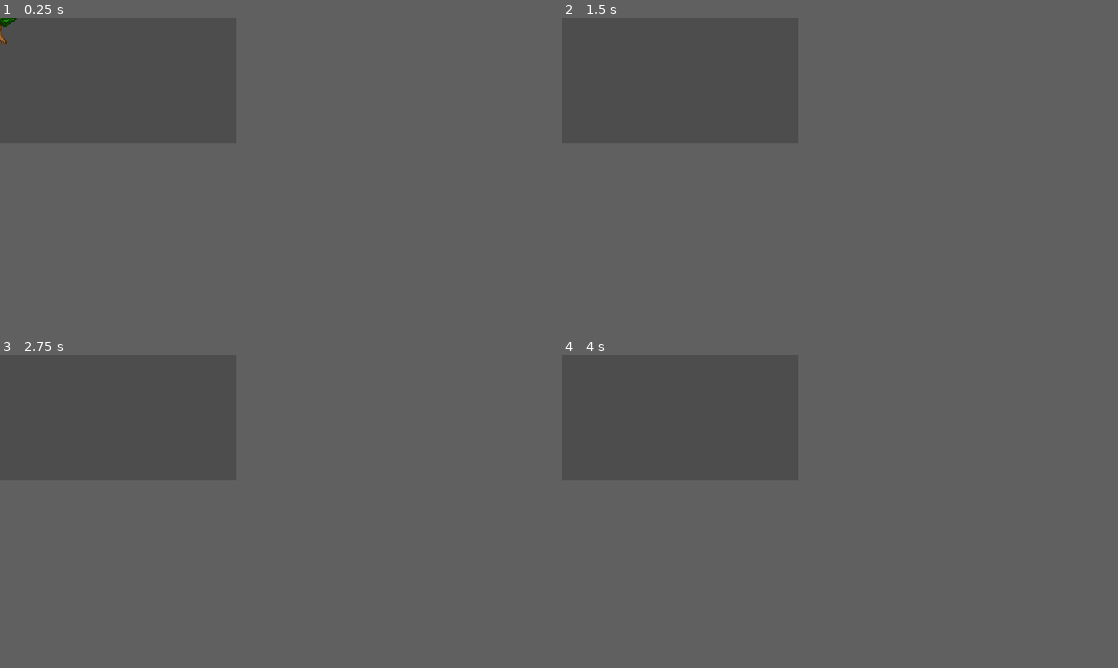
Above: before the commit, frames 1-4 (two rows, left to right).
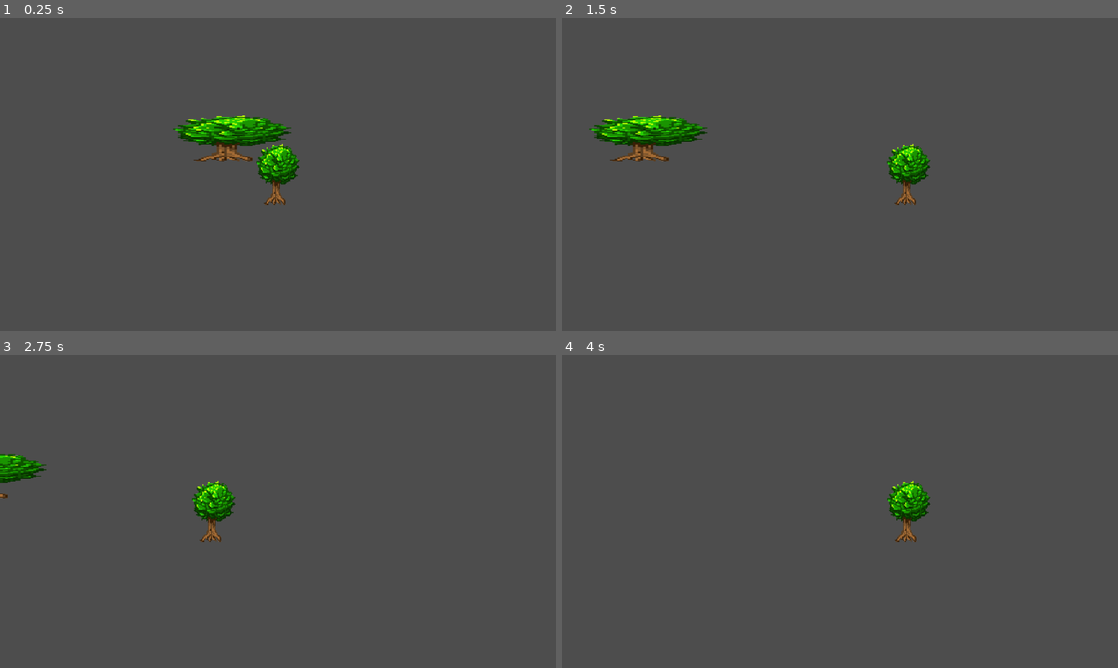
Above: after the commit, the same moments.

Repository: presto-manager/Technohole
Game: Godot game, scene res://test.tscn
The game is run twice, just before and just after one commit, with the same random seed, the same clock (stepped at 60 frames per second) and the same inputs.
Inputs:
- Up to frame 1 (0.25 s): no input
- Up to frame 2 (1.5 s): tap Enter (ui_accept) at 0.5, 0.77 s; hold Right (ui_right) from 0.53 s (still down)
- Up to frame 3 (2.75 s): tap Enter (ui_accept) at 1.52 s; release Right (ui_right) at 2.03 s; hold Left (ui_left) from 2.03 s (still down)
- Up to frame 4 (4 s): release Left (ui_left) at 2.78 s; hold Right (ui_right) from 2.78 s (still down); tap Enter (ui_accept) at 3.02, 3.77 s
In our replay, the window is 340x180 before the commit and 800x450 after it. These sizes can differ from the game's own. Grey fills any space a smaller window leaves; there, only what the larger window draws over its background counts as a difference.

The runs differ from the first frame. In frame 1, 2.7% of the frame differs, in the area x 0-54%, y 0-60%; in frame 2, 2.6%; in frame 3, 1.4%; in frame 4, 0.9%.

Commit message:
player_view

Diff:
--- a/Technohole/technohole/player/player.tscn
+++ b/Technohole/technohole/player/player.tscn
@@ -9,8 +9,17 @@
 script = ExtResource("1_f6q64")
 
 [node name="Sprite2D2" type="Sprite2D" parent="."]
-scale = Vector2(0.025641, 0.025641)
+scale = Vector2(0.115385, 0.115385)
 texture = ExtResource("2_rsnbn")
 
 [node name="CollisionShape2D2" type="CollisionShape2D" parent="."]
 shape = SubResource("RectangleShape2D_fhffk")
+
+[node name="Player_view" type="Camera2D" parent="."]
+position_smoothing_enabled = true
+drag_horizontal_enabled = true
+drag_vertical_enabled = true
+drag_left_margin = 0.1
+drag_top_margin = 0.1
+drag_right_margin = 0.1
+drag_bottom_margin = 0.1
--- /dev/null
+++ b/Technohole/technohole/player/player_view.tscn
@@ -0,0 +1,5 @@
+[gd_scene format=3 uid="uid://b08cwtgosbxh7"]
+
+[node name="Player_view" type="Camera2D"]
+drag_horizontal_enabled = true
+drag_vertical_enabled = true
--- a/Technohole/technohole/project.godot
+++ b/Technohole/technohole/project.godot
@@ -23,4 +23,6 @@
 
 window/size/viewport_width=340
 window/size/viewport_height=180
-window/stretch/scale=4.28
+window/size/window_width_override=1280
+window/size/window_height_override=720
+window/stretch/scale=1.73
--- a/Technohole/technohole/test.tscn
+++ b/Technohole/technohole/test.tscn
@@ -1,7 +1,13 @@
-[gd_scene load_steps=2 format=3 uid="uid://b4h1dc56srk7c"]
+[gd_scene load_steps=3 format=3 uid="uid://b4h1dc56srk7c"]
 
 [ext_resource type="PackedScene" uid="uid://c8dpev63m5pjh" path="res://player/player.tscn" id="1_iyent"]
+[ext_resource type="Texture2D" uid="uid://cu8xki3hnjusy" path="res://416-4161422_arvore-pixel-by-tabor-bruno-dax9s58-pixel.png" id="3_cwvvv"]
 
 [node name="Test" type="Node2D"]
 
 [node name="player" parent="." instance=ExtResource("1_iyent")]
+
+[node name="Sprite2D" type="Sprite2D" parent="."]
+position = Vector2(-61, -48)
+scale = Vector2(0.314634, 0.0871795)
+texture = ExtResource("3_cwvvv")
